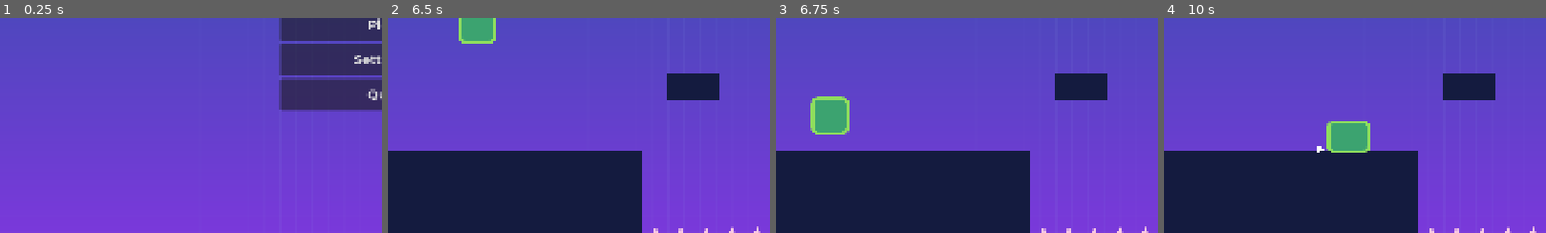
Above: before the commit, frames 1-4 (left to right).
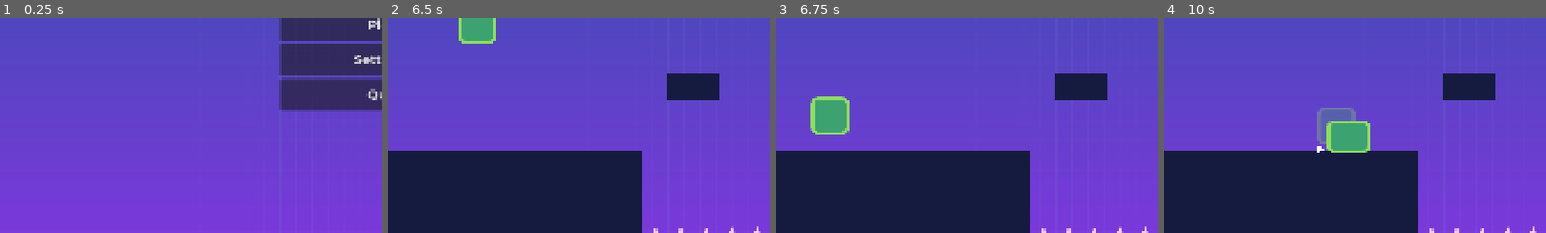
Above: after the commit, the same moments.

Repository: noor-shalaby/solid-ground
Game: Godot game, scene res://scenes/ui/main_menu.tscn
Two runs of this game, one before a commit and one after it. Both use one fixed random seed, a clock stepped at 60 frames per second and the inputs below. Sound files missing from this copy of the repository are replaced by a short silence.
Inputs (mouse positions are % of the whole screen's width and height, from its top left):
- Up to frame 1 (0.25 s): no input
- Up to frame 2 (6.5 s): click "Play" at 0.5 s; tap Enter (ui_accept) at 1.25 s; move the mouse to (55, 50) at 1.27 s; hold Up (ui_up) from 1.28 s (still down); tap W (jump) at 1.52, 2.27, 3.77, 4.52, 5.27 s; move the mouse to (45, 50) at 2.02 s; move the mouse to (52, 48) at 2.77 s; move the mouse to (49, 52) at 3.52 s; move the mouse to (57, 51) at 4.27 s; move the mouse to (42, 49) at 5.02 s; move the mouse to (51, 50) at 5.77 s
- Up to frame 3 (6.75 s): move the mouse to (46, 48) at 6.52 s; release Up (ui_up) at 6.53 s; hold A (left) from 6.53 s (still down)
- Up to frame 4 (10 s): tap W (jump) at 6.77, 7.52, 8.27, 9.77 s; move the mouse to (55, 50) at 7.27 s; release A (left) at 7.28 s; hold Up (ui_up) 7.28-9.53 s; move the mouse to (45, 50) at 8.02 s; tap Enter (ui_accept) at 8.75 s; move the mouse to (52, 48) at 8.77 s; move the mouse to (49, 52) at 9.52 s; hold D (right) from 9.53 s (still down)
The pictures show only the part of the screen within x 0-50%, y 46-96%; the shares and areas given below are measured in that part.

Frames 1-3 are identical in both runs. In frame 4, 0.9% of the frame differs, in the area x 40-51%, y 41-59%.

Commit message:
Add: ghost trail effect that emits when velocity surpasses a certain threshold

Diff:
--- a/scenes/player.tscn
+++ b/scenes/player.tscn
@@ -11,6 +11,9 @@
 
 [sub_resource type="RectangleShape2D" id="RectangleShape2D_qhqgy"]
 size = Vector2(64, 64)
+
+[sub_resource type="Gradient" id="Gradient_tuyoq"]
+colors = PackedColorArray(1, 1, 1, 0.49803922, 1, 1, 1, 0)
 
 [sub_resource type="Curve" id="Curve_qlg0r"]
 _data = [Vector2(0, 1), 0.0, 0.0, 0, 0, Vector2(1, 0), 0.0, 0.0, 0, 0]
@@ -39,6 +42,19 @@
 [node name="CollisionShape2D" type="CollisionShape2D" parent="HazardDetector"]
 position = Vector2(0, -40)
 shape = SubResource("RectangleShape2D_qhqgy")
+
+[node name="GhostTrail" type="CPUParticles2D" parent="."]
+show_behind_parent = true
+position = Vector2(0, -40)
+emitting = false
+amount = 2
+texture = ExtResource("1_3vyb7")
+lifetime = 0.2
+one_shot = true
+direction = Vector2(0, 0)
+spread = 0.0
+gravity = Vector2(0, 0)
+color_ramp = SubResource("Gradient_tuyoq")
 
 [node name="DustTrailL" type="CPUParticles2D" parent="."]
 show_behind_parent = true
--- a/scripts/player.gd
+++ b/scripts/player.gd
@@ -20,6 +20,7 @@
 @onready var sprite: Sprite2D = $Sprite2D
 @onready var sprite_default_pos_y: float = sprite.position.y
 @onready var hazard_detector: Area2D = $HazardDetector
+@onready var ghost_trail: CPUParticles2D = $GhostTrail
 @onready var dust_trail_left: CPUParticles2D = $DustTrailL
 @onready var dust_trail_right: CPUParticles2D = $DustTrailR
 @onready var jump_sound: AudioStreamPlayer2D = $JumpSound
@@ -75,6 +76,9 @@
 			land_sound.pitch_scale = randf_range(1.0 - Constants.PITCH_SHIFTING, 1.0 + Constants.PITCH_SHIFTING)
 			land_sound.play()
 
+	if velocity.length() > SPEED * 2.5:
+		ghost_trail.emitting = true
+
 
 func _input(event: InputEvent) -> void:
 	if event.is_action_pressed("right") and is_on_floor():
Not shown: 1 places in scenes/player.tscn that only renumber resources
